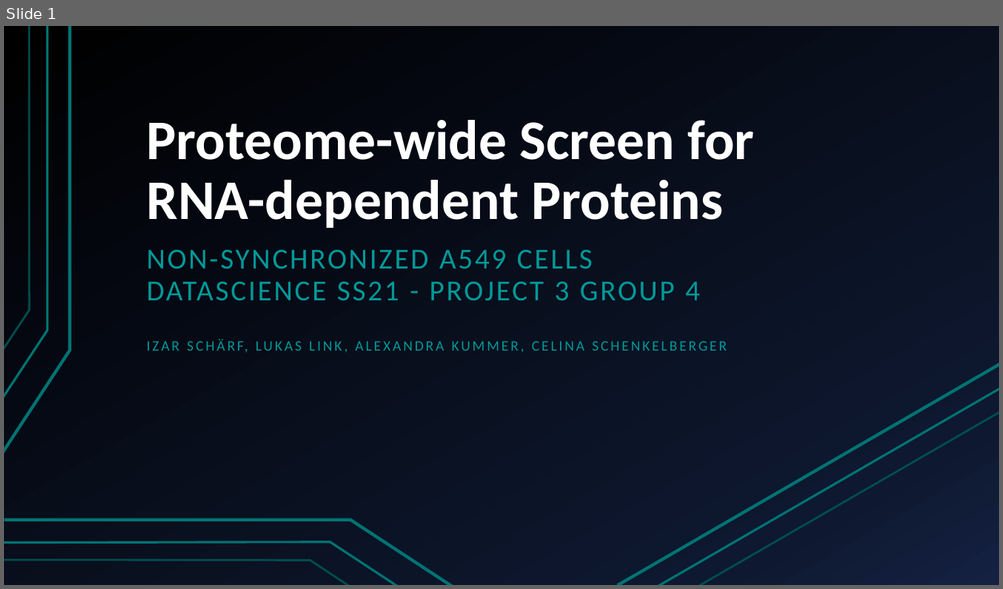
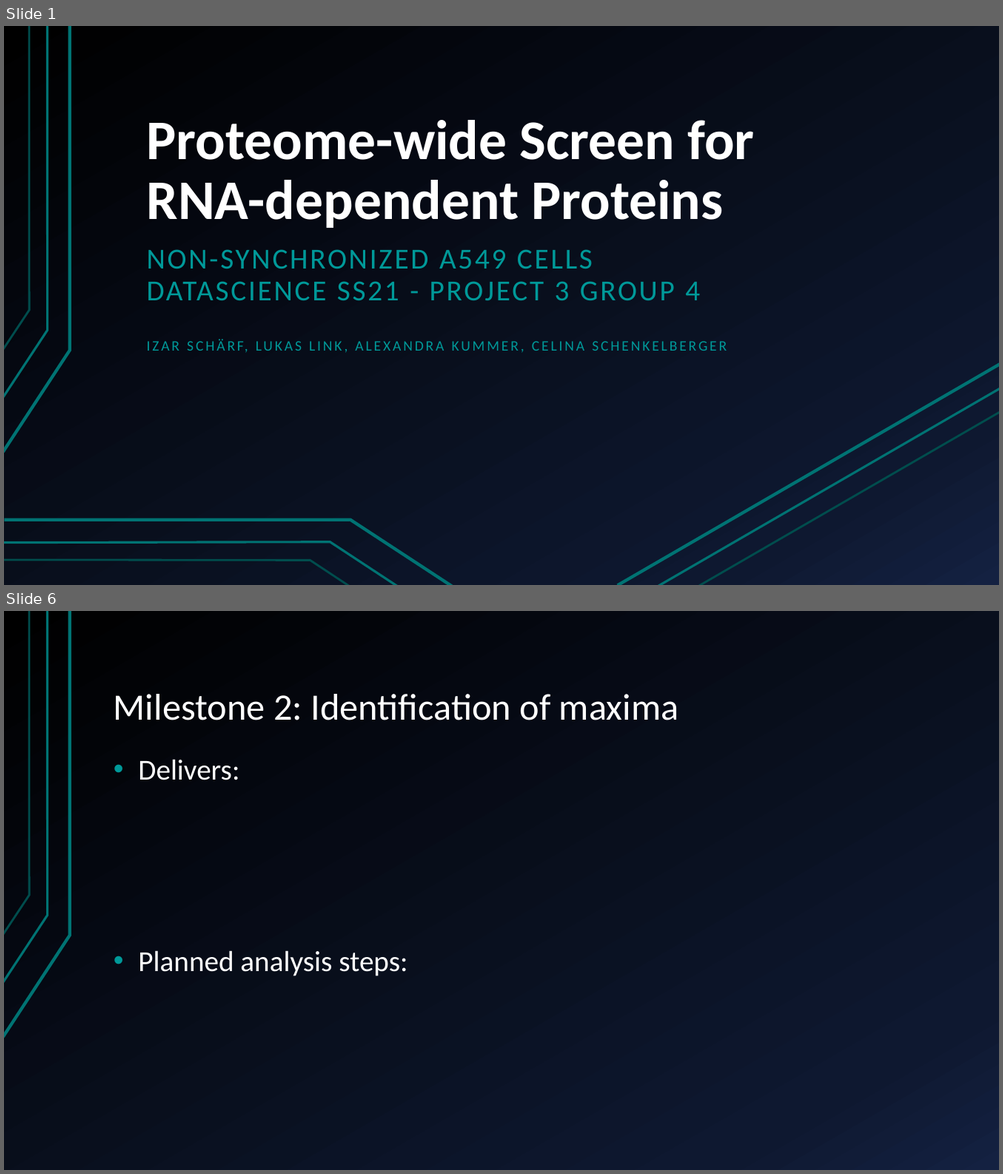
Before and after one commit to AlexandraKummer/2021-topic-03-team-04, a slide deck: Project proposal.pptx. Shown one above the other, each under a label of ours: slide 1 before the commit, slides 1 and 6 after it; the slides between them are not shown. The pictures are 1003x589 and 1003x1174 pixels, drawn with LibreOffice and Linux fonts; fonts in the diff are those of the drawing. Boxes give left, top, right and bottom in pixels: in the first picture for what was removed or moved away, otherwise in the second. Text is boxed around its words. In the diff, an @@ line names an element or a change of style, - is before the commit and + after.

```diff
--- a/Project proposal.pptx
+++ b/Project proposal.pptx
@@ slide 6 added at [4, 611, 999, 1170], background gradient #000000 to #0F1931 to #142242; not listed: 3 template elements that a slide beside it also shows @@
@@ title added at [114, 694, 679, 721], 36 pt, text #FFFFFF @@
+Milestone 2: Identification of maxima
@@ text added at [138, 759, 407, 977], 28 pt, text #FFFFFF @@
+• Delivers:
+• Planned analysis steps:
```
Also in this commit, not shown: 4 slides changed, 6 other slides added, 6 slides removed.
